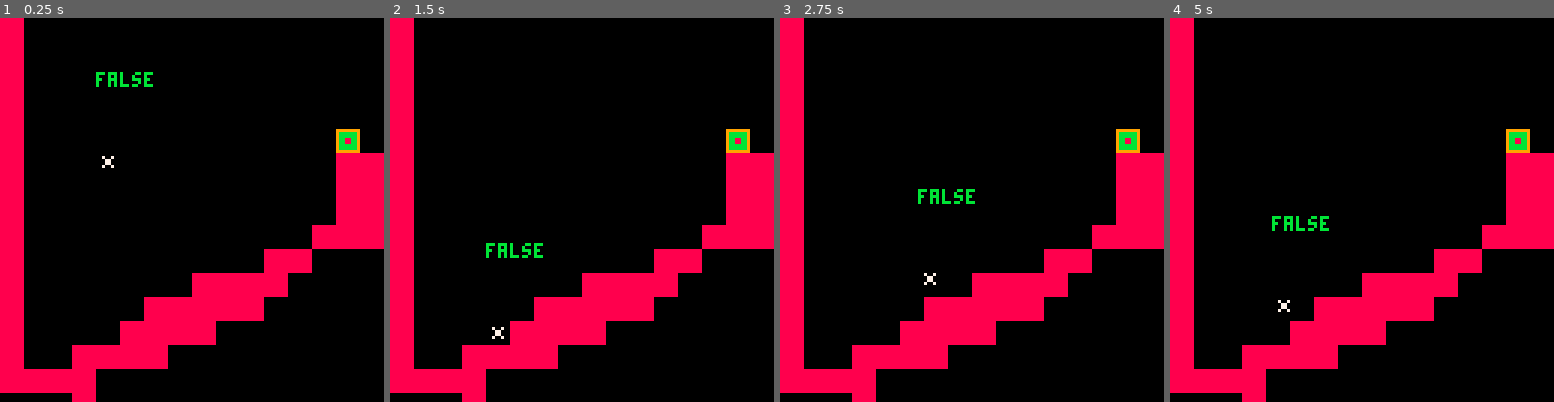
Above: before the commit, frames 1-4 (left to right).
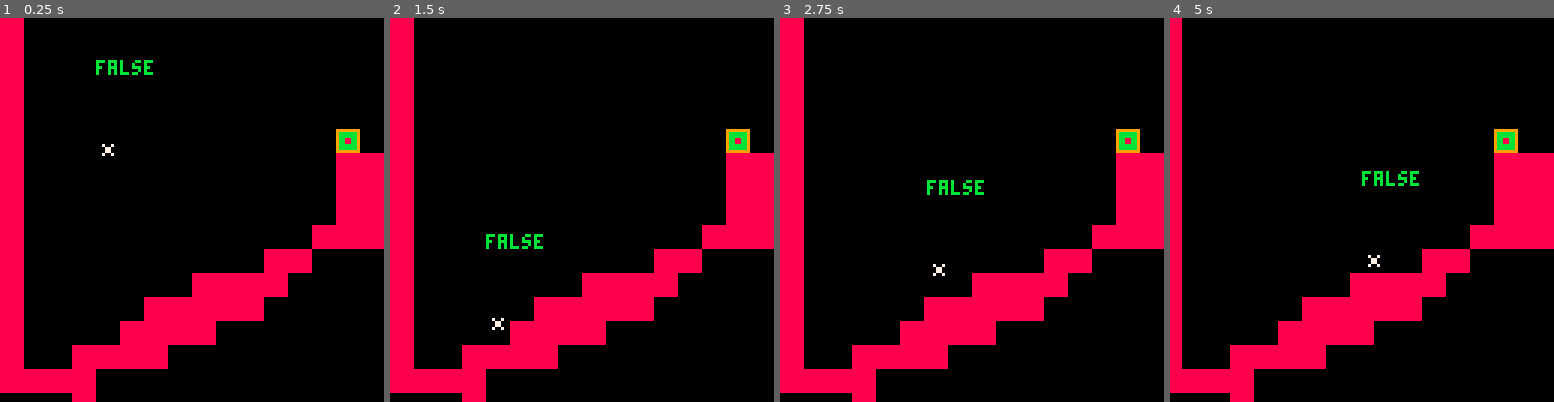
Above: after the commit, the same moments.

Repository: pratik2709/anotherPlatformer
Game: PICO-8 cartridge player.p8
Two runs of this game, one before a commit and one after it. Both use one fixed random seed, a clock stepped at 60 frames per second and the inputs below.
Inputs:
- Up to frame 1 (0.25 s): no input
- Up to frame 2 (1.5 s): tap O (Z key) at 0.7 s
- Up to frame 3 (2.75 s): hold Right 1.6-2.1 s; tap O (Z key) at 1.7, 2.1, 2.5 s; hold Right from 2.47 s (still down)
- Up to frame 4 (5 s): tap O (Z key) every 0.4 s from 2.9 to 4.9 s; release Right at 3.03 s; hold Left 3.08-3.58 s; hold Right 4.02-4.68 s

The runs differ from the first frame. In frame 1, 0.6% of the frame differs, in the area x 25-40%, y 10-40%; in frame 2, 0.5%; in frame 3, 0.6%; in frame 4, 7.1%, in the area x 3-94%, y 0-100%.

Commit message:
intermediate for new collision code --doesnt work yet!

Diff:
--- a/player.p8
+++ b/player.p8
@@ -2,7 +2,8 @@
 version 16
 __lua__
 globals = {
- gravity = 0.2
+ gravity = 0.2,
+ dt = 0.5
 }
 player = {}
 cam = {}
@@ -118,99 +119,185 @@
 
 end
 
+function iswall(tile)
+  if(tile==1) then
+    return true
+  end
+end
+
+function collide(agent, vx, vy, toponly)
+  local x1,x2,y1,y2
+  if vx!=0 then
+    x1=agent.x+sgn(vx)*agent.w
+    x2=x1
+    y1=agent.y-agent.h
+    y2=agent.y+agent.h
+  else
+    y1=agent.y+sgn(vy)*agent.h
+    y2=y1
+    x1=agent.x-agent.w
+    x2=agent.x+agent.w
+  end
+
+  --adding potential movements
+  x1+=vx
+  x2+=vx
+  y1+=vy
+  y2+=vy
+
+  --map tiles
+  local tile1=mget(x1/8,y1/8)
+  local tile2=mget(x2/8,y2/8)
+
+  if toponly then
+    if iswall(tile1) then
+      return true
+    end
+  else
+    if iswall(tile1) or iswall(tile2) then
+      return true
+    end
+  end
+
+  --no hits
+  return false
+end
+
+
 --collision code
 function checkwallcollision(actor)
+
+  local steps = abs(actor.dx*globals.dt)
+  for i=0,steps do
+    local d=min(1,steps-i)
+
+    --x axis collision
+    if collide(actor, sgn(actor.dx)*d,0) then
+      actor.dx=0
+      actor.x=actor.startx
+      break
+    else
+      actor.x+=sgn(actor.dx)*d
+    end
+  end
+
+  --y axis collision
+  steps=abs(actor.dy*globals.dt)
+  for i=0,steps do
+    local d=min(1,steps-i)
+    if collide(actor,0,sgn(actor.dy)*d) then
+      -- if actor.dy>1 then
+           actor.y = flr((actor.y)/8)*8
+           --halt velocity
+           actor.dy=0
+           -- --enable jump again
+           -- actor.isgrounded=true
+           -- actor.jumptimer=0
+      -- end
+      break
+    else
+      actor.y+=sgn(actor.dy)*d
+    end
+  end
+
+  --standing on something code
+  if collide(actor,0,1) then
+    actor.isgrounded=true
+    actor.jumptimer=0
+  end
+
+  actor.dx*=.98
+
+
 -- xoffset
 -- seems to be needed to determine left or right side
- local xoffset=0
- if actor.dx > 0 then
-  xoffset = 7
- end
-
- -- rightmost part of the sprite
- local vector1 = mget((actor.x+xoffset)/8,(actor.y+7)/8)
- local vector2 = mget((actor.x+xoffset)/8, (actor.y)/8)
-
- -- if collide(player1, player1.dx, player1.dy) then
- --  actor.x=actor.startx
+ -- local xoffset=0
+ -- if actor.dx > 0 then
+ --  xoffset = 7
  -- end
-
-  if fget(vector1,0) or fget(vector2,0) then
-  actor.x=actor.startx
- end
-
- --bottom corners of an object
- -- |   |
- -- |   |
- -- .   .   dots represent bottom corners
- -- divide by 8 to find the cell numer ?
- local vertex1=mget((actor.x)/8,(actor.y+8)/8)
- local vertex2=mget((actor.x+7)/8,(actor.y+8)/8)
-
-
- --by default actor is assumed to be floating
- actor.isgrounded = false
-
- --moving downward check for floors
- if actor.dy>=0 and not actor.isgrounded  then
-  fset(3,1,true)
-  --look for a floor
-  if fget(vertex1,0) or fget(vertex2,0) then
-   -- place the actor on top of the tile
-   -- todo: why multiply by 8 ??
-   actor.y = flr((actor.y)/8)*8
-   --halt velocity
-   actor.dy=0
-   --enable jump again
-   actor.isgrounded=true
-   actor.jumptimer=0
-  end
-
-  if actor.wall_climb
-  then
-   actor.dy=0
-   actor.y = actor.starty
-   --enable jump again
-   actor.isgrounded=true
-   actor.jumptimer=0
-   -- fset(3,1,false)
-  end
- end
-
- --ceiling
- --top corners
- vertex1=mget((actor.x)/8,(actor.y)/8)
- vertex2=mget((actor.x+7)/8,(actor.y)/8)
-
-  --rightmost corners ()
- local vertex3=mget((actor.x+8)/8,(actor.y)/8)
- local vertex4=mget((actor.x+8)/8,(actor.y+8)/8)
-
--- moving up
- if actor.dy<0 then
-  actor.wall_climb = false
-  if fget(vertex1,0) or fget(vertex2,0)
-   then
-   actor.y = ceil((actor.y+8)/8)*8
-   --halt upward direction
-   actor.dy = 0
-   --todo: why needed?
-   actor.x=actor.startx
-  end
-
-  if fget(vertex4,1) and not actor.wall_climb
-  then
-   --halt the upward trajectory
-   -- actor.dy -= 1
-   actor.dy = 0
-   -- actor.isgrounded=true
-   -- actor.jumptimer=0
-   actor.x=actor.startx
-   actor.y=actor.starty
-   actor.wall_climb = true
-  end
-
- end
+ --
+ -- -- rightmost part of the sprite
+ -- local vector1 = mget((actor.x+xoffset)/8,(actor.y+7)/8)
+ -- local vector2 = mget((actor.x+xoffset)/8, (actor.y)/8)
+
+
+
+--   -- if fget(vector1,0) or fget(vector2,0) then
+--   -- actor.x=actor.startx
+--   -- end
+--
+--  --bottom corners of an object
+--  -- |   |
+--  -- |   |
+--  -- .   .   dots represent bottom corners
+--  -- divide by 8 to find the cell numer ?
+--  local vertex1=mget((actor.x)/8,(actor.y+8)/8)
+--  local vertex2=mget((actor.x+7)/8,(actor.y+8)/8)
+--
+--
+--  --by default actor is assumed to be floating
+--  actor.isgrounded = false
+--
+--  --moving downward check for floors
+--  if actor.dy>=0 and not actor.isgrounded  then
+--   fset(3,1,true)
+--   --look for a floor
+--   if fget(vertex1,0) or fget(vertex2,0) then
+--    -- place the actor on top of the tile
+--    -- todo: why multiply by 8 ??
+--    actor.y = flr((actor.y)/8)*8
+--    --halt velocity
+--    actor.dy=0
+--    --enable jump again
+--    actor.isgrounded=true
+--    actor.jumptimer=0
+--   end
+--
+--   if actor.wall_climb
+--   then
+--    actor.dy=0
+--    actor.y = actor.starty
+--    --enable jump again
+--    actor.isgrounded=true
+--    actor.jumptimer=0
+--    -- fset(3,1,false)
+--   end
+--  end
+--
+--  --ceiling
+--  --top corners
+--  vertex1=mget((actor.x)/8,(actor.y)/8)
+--  vertex2=mget((actor.x+7)/8,(actor.y)/8)
+--
+--   --rightmost corners ()
+--  local vertex3=mget((actor.x+8)/8,(actor.y)/8)
+--  local vertex4=mget((actor.x+8)/8,(actor.y+8)/8)
+--
+-- -- moving up
+--  if actor.dy<0 then
+--   actor.wall_climb = false
+--   if fget(vertex1,0) or fget(vertex2,0)
+--    then
+--    actor.y = ceil((actor.y+8)/8)*8
+--    --halt upward direction
+--    actor.dy = 0
+--    --todo: why needed?
+--    actor.x=actor.startx
+--   end
+--
+--   if fget(vertex4,1) and not actor.wall_climb
+--   then
+--    --halt the upward trajectory
+--    -- actor.dy -= 1
+--    actor.dy = 0
+--    -- actor.isgrounded=true
+--    -- actor.jumptimer=0
+--    actor.x=actor.startx
+--    actor.y=actor.starty
+--    actor.wall_climb = true
+--   end
+--
+--  end
 
 end
 
@@ -283,12 +370,12 @@
 
 function updatelocation(actor)
  -- do something
- actor.x += actor.dx
+ -- actor.x += actor.dx
  --activate gravity
  actor.dy += globals.gravity
 
  --fall
- actor.y += actor.dy
+ -- actor.y += actor.dy
 
 end
 
@@ -341,16 +428,21 @@
  end
 
 
- --left/right movement set it 0 ?
- self.dx = 0
- --left
  if btn(0) then
-  self:moveleft()
- end
---right
+   self.isfacingright=false
+   if self.dx>0 then
+     self.dx*=0.8
+   end
+   self.dx-=0.2*globals.dt
+ end
  if btn(1) then
-  self:moveright()
- end
+   self.isfacingright=true
+   if self.dx<0 then
+     self.dx*=0.8
+   end
+   self.dx+=0.2*globals.dt
+ end
+
  updatelocation(self)
 
 end
